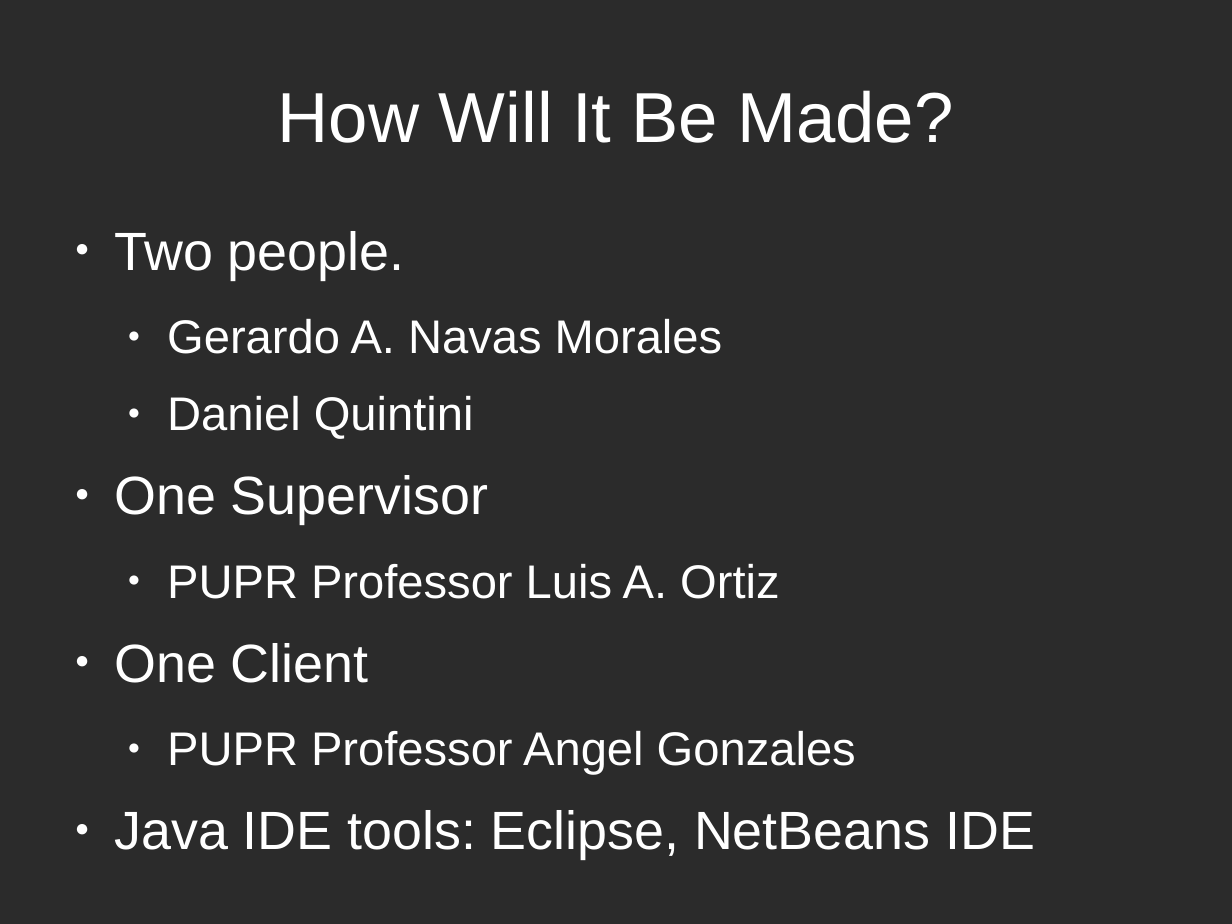
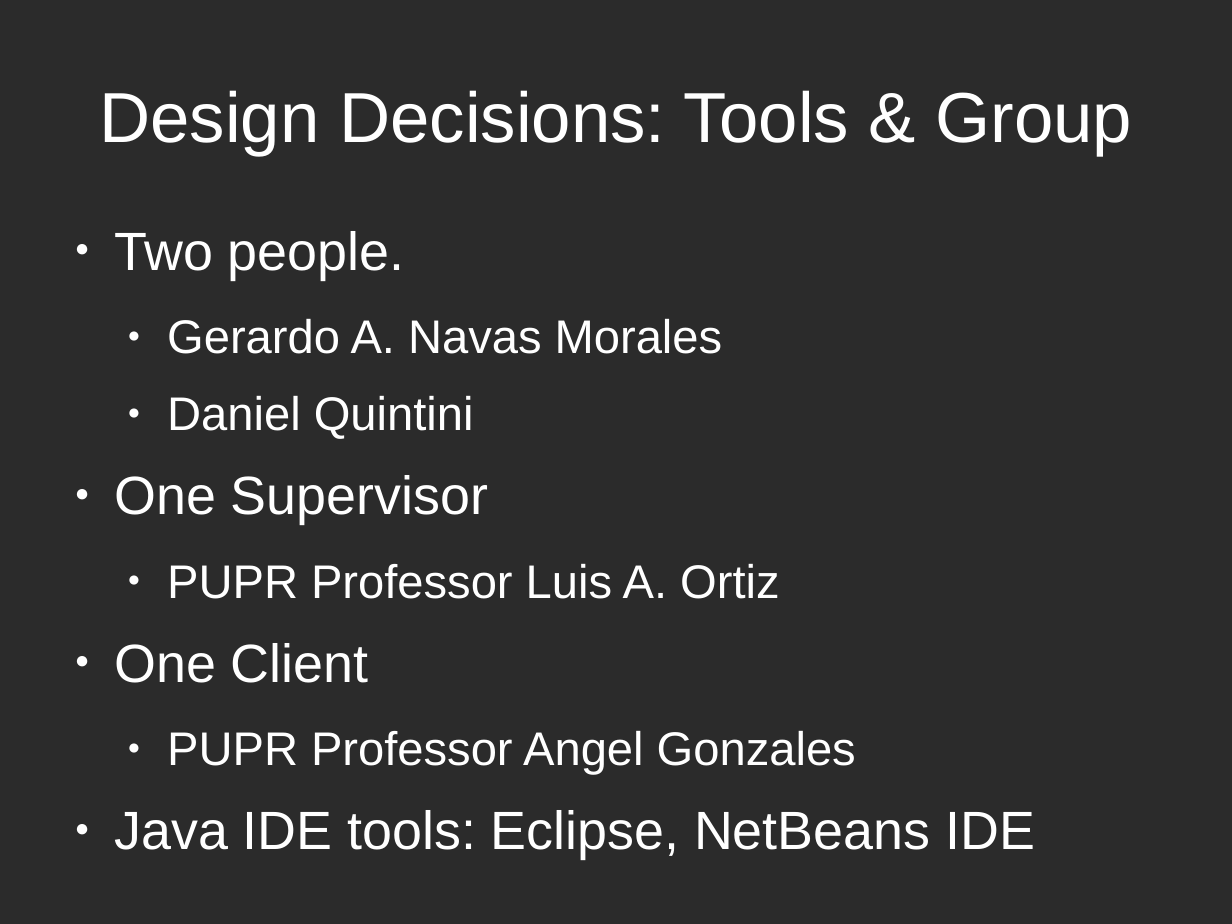
Before and after one commit to plasmavisgroup/PlasmaGraph, a slide deck: slide 13 of specs/Presentaciones/Presentacion de Mitad/Mid-Project Presentation.odp (slide 9 before the commit). Drawn at 1232x924 pixels with LibreOffice and Linux fonts; fonts in the diff are those of the drawing; background and template pictures are left out; a plain dark background stands for a picture behind light text. Boxes give left, top, right and bottom in pixels: in the first picture for what was removed or moved away, otherwise in the second. Text is boxed around its words. In the diff, an @@ line names an element or a change of style, - is before the commit and + after.

Commit message:
Adding a bunch of minor changes to code, but mostly it's the new SDD stuff AND THE GANTT CHART. Will export to a useful version (read: a version that can be put into the SPMP) tomorrow.

```diff
--- a/specs/Presentaciones/Presentacion de Mitad/Mid-Project Presentation.odp
+++ b/specs/Presentaciones/Presentacion de Mitad/Mid-Project Presentation.odp
@@ title at (x1=99, y1=90, x2=1133, y2=155): text changed @@
-How Will It Be Made?
+Design Decisions: Tools & Group
```
Also in this commit, not shown: 5 other slides changed, 5 slides added, 26 other files.
